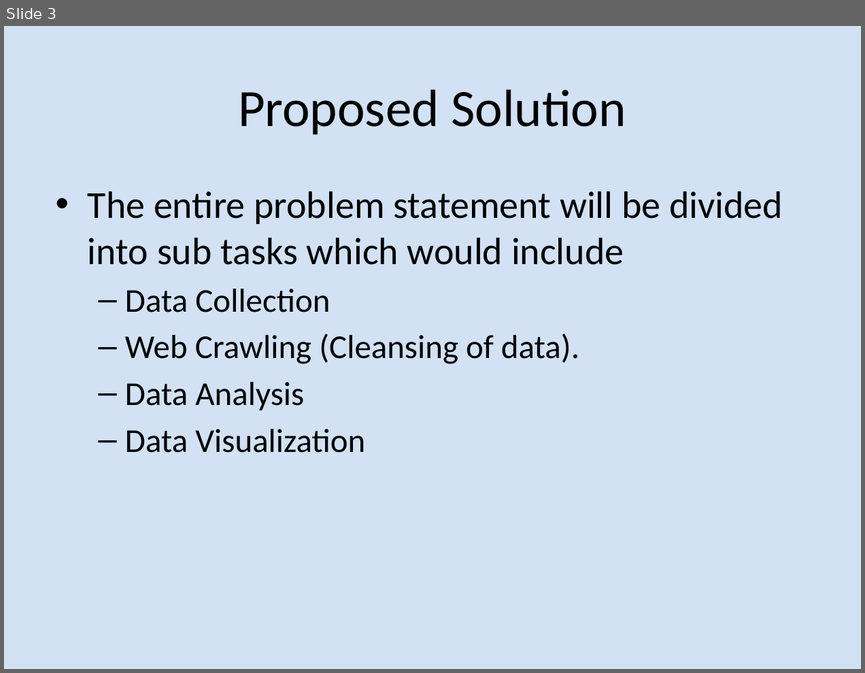
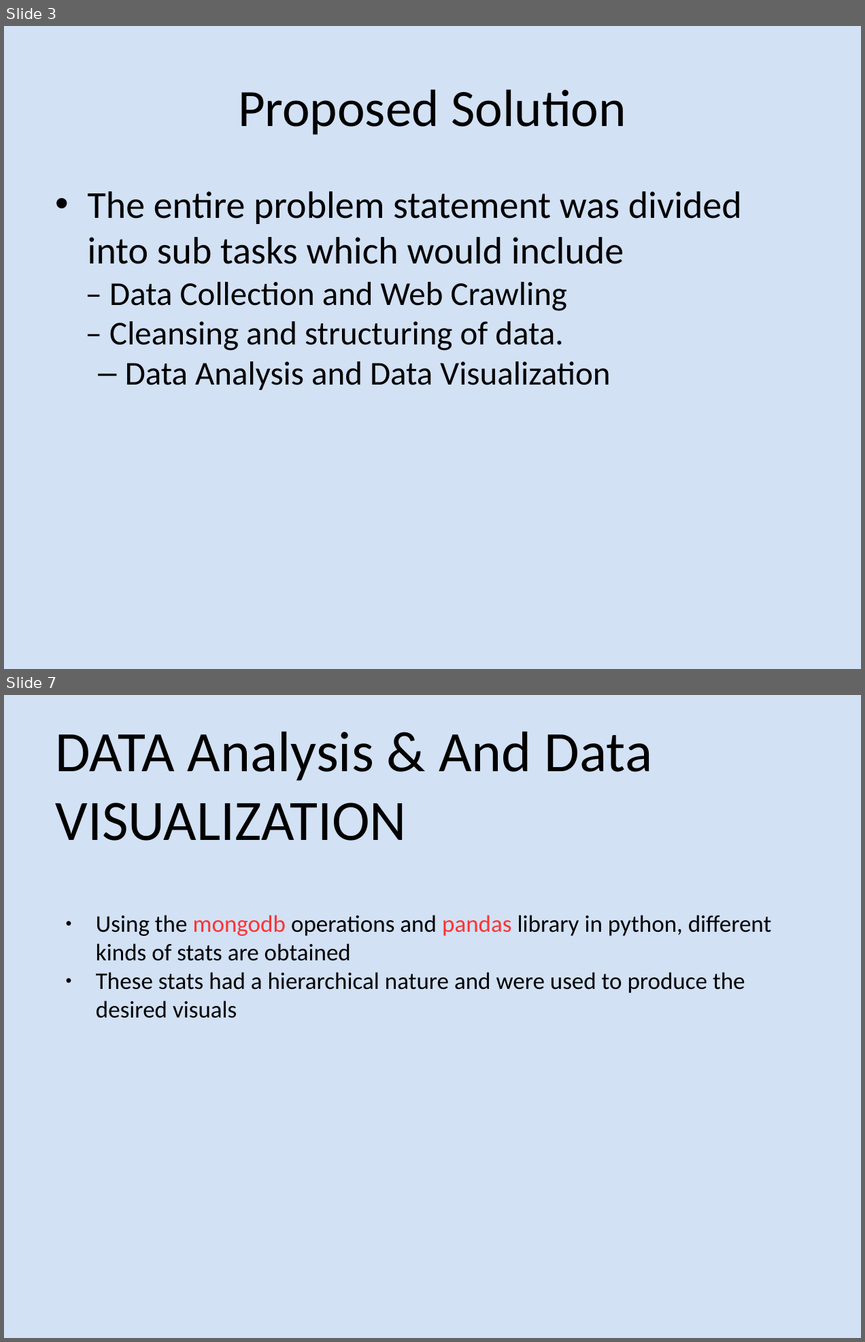
Before and after one commit to hartej-kathuria/term-project, a slide deck: HTML Attribute Analysis of the Top 200 Most.pptx. Shown one above the other, each under a label of ours: slide 3 before the commit, slides 3 and 7 after it; the slides between them are not shown. The pictures are 865x673 and 865x1342 pixels, drawn with LibreOffice and Linux fonts; fonts in the diff are those of the drawing. Boxes give left, top, right and bottom in pixels: in the first picture for what was removed or moved away, otherwise in the second. Text is boxed around its words. In the diff, an @@ line names an element or a change of style, - is before the commit and + after.

```diff
--- a/HTML Attribute Analysis of the Top 200 Most.pptx
+++ b/HTML Attribute Analysis of the Top 200 Most.pptx
@@ slide 7 added at box(4, 695, 861, 1338), background #C6D9F1 at 78% opacity @@
@@ text added at box(55, 731, 652, 841), 48 pt, text #000000 @@
+DATA Analysis & And Data VISUALIZATION
@@ text added at box(96, 915, 771, 1018), 20 pt, text #000000 @@
+● Using the mongodb operations and pandas library in python, different kinds of stats are obtained
+● These stats had a hierarchical nature and were used to produce the desired visuals
@@ slide 3 changed as well @@
@@ text at box(88, 191, 742, 390): text changed @@
-• The entire problem statement will be divided into sub tasks which would include
-  – Data Collection
-  – Web Crawling (Cleansing of data).
-  – Data Analysis
-  – Data Visualization
+• The entire problem statement was divided into sub tasks which would include
+– Data Collection and Web Crawling
+– Cleansing and structuring of data.
+  – Data Analysis and Data Visualization
```
Also in this commit, not shown: 2 other slides changed, 4 other slides added, 3 slides removed.
